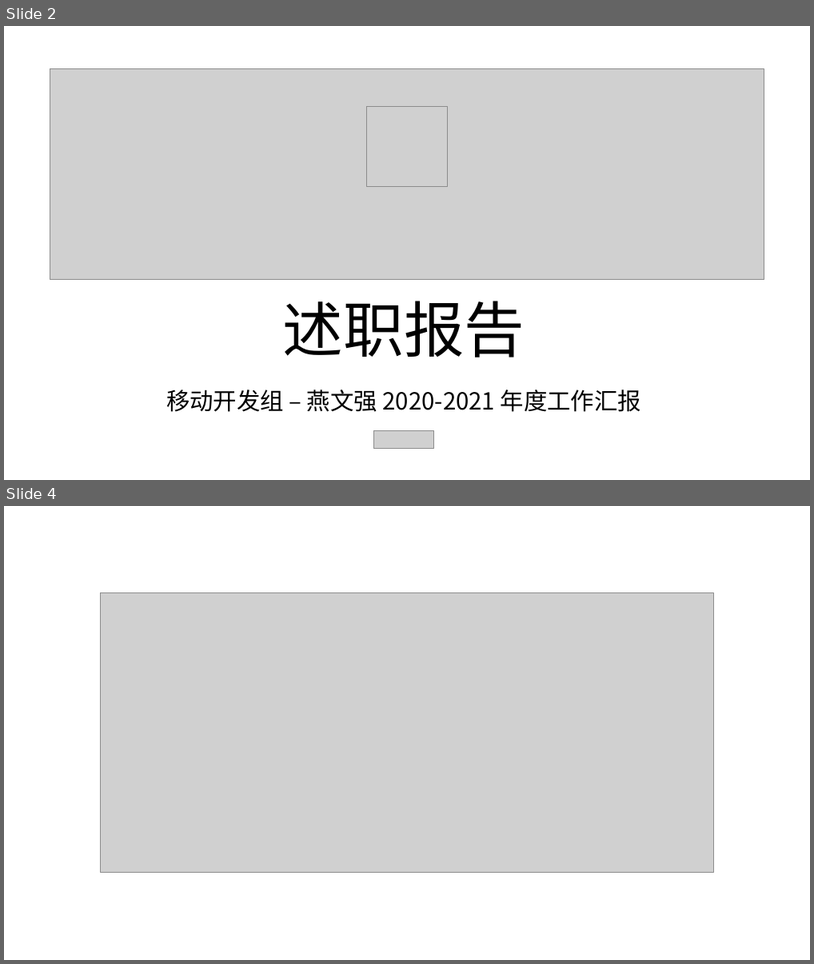
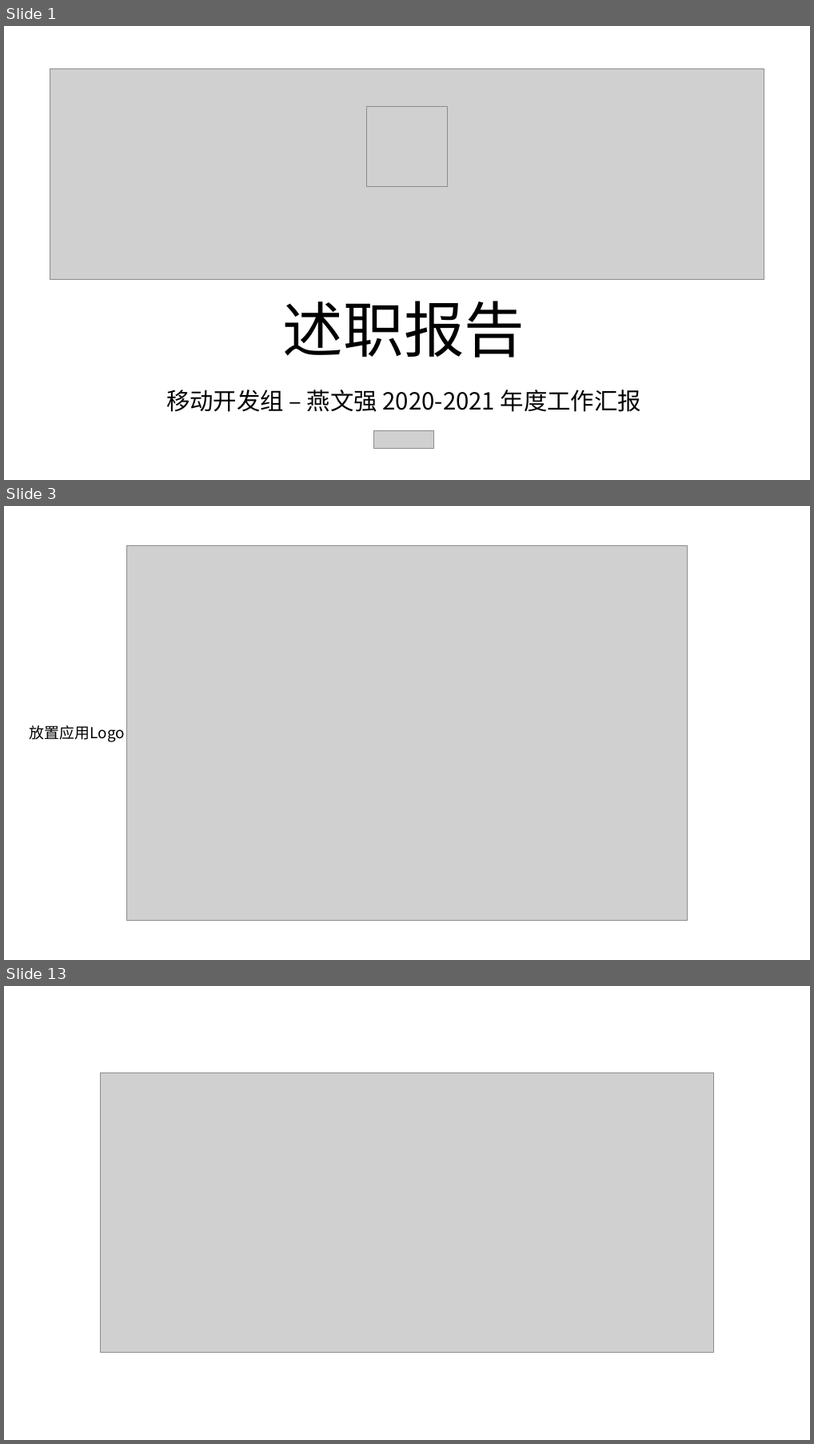
Before and after one commit to Andy888888/Mobile_Develop_Res, a slide deck: PPT/燕文强2020-2021年度述职报告.pptx. Shown one above the other, each under a label of ours: slides 2 and 4 before the commit, slides 1, 3 and 13 after it; the slides between them are not shown. The pictures are 814x964 and 814x1444 pixels, drawn with LibreOffice and Linux fonts; fonts in the diff are those of the drawing; grey boxes stand for pictures. Boxes give left, top, right and bottom in pixels: in the first picture for what was removed or moved away, otherwise in the second. Text is boxed around its words. In the diff, an @@ line names an element or a change of style, - is before the commit and + after.

```diff
--- a/PPT/燕文强2020-2021年度述职报告.pptx
+++ b/PPT/燕文强2020-2021年度述职报告.pptx
@@ slide 3 added at (4,506,810,960), background #FFFFFF @@
@@ picture added at (127,545,688,920) @@
@@ text added at (30,725,125,742), 18 pt, text #000000 @@
+放置应用Logo
@@ what was slide 2 is now slide 1 @@
@@ what was slide 4 is now slide 13 @@
```
Also in this commit, not shown: 1 slide changed, 8 other slides added, 1 slide removed.
